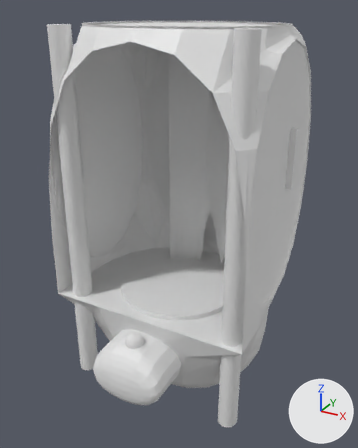
Two versions of the Blender file Arcade items/Assets/ball drop machine.blend, one commit apart.
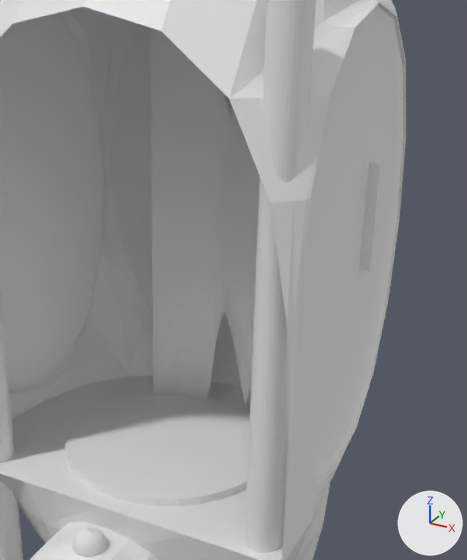
The first picture shows the older version from a 50 mm lens placed at (7.78, -14.5, 13.86), pointed at (0.13, -0.6, 6.91). The close-ups show both versions on the part from 24% to 96% of the width and 8% to 78% of the height of that picture; other places that the commit changed are outside them. Arrows for +X, +Y and +Z are at lower right; the lights stay in place.
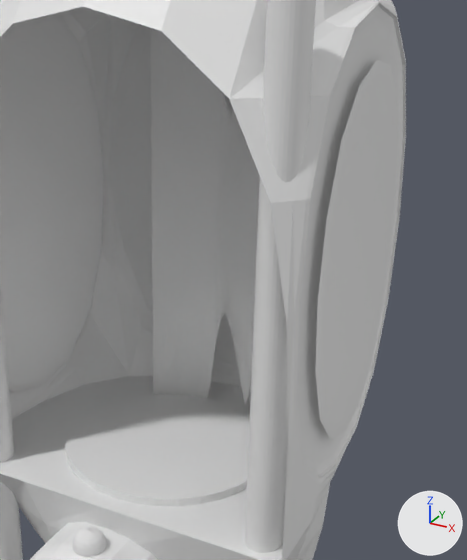
What changed in the scene script:
```text
Change me_cube:
    where me_cube.from_pydata(...)  # 180 vertices, 88 faces, 33 loose edges; spans x -1.0..1.0, y -1.0..1.0, z -5.29..1.0
    used by ob_cube; location = (0.0, 0.0, 2.13); scale = (3.59, 2.98, -2.14)
    verts and faces of me_cube; kept vertices keep their numbers, new ones are numbered from 180
    me_cube part 1
    add verts[180] = (1.0, -0.81, -5.13)
    add verts[181] = (1.0, 0.85, -5.13)
    add verts[182] = (0.98, 0.85, -5.13)
    add for new, old in zip([183, 184, 185], [180, 181, 182]): verts[new] = verts[old] + (0.0, 0.0, 4.09)
    add verts[186] = (0.98, -0.81, -1.6)
    add verts[187] = (0.98, -0.81, -4.56)
    add faces += [(180, 181, 184, 183), (181, 182, 185, 184), (182, 187, 186, 185), (180, 183, 186, 187), (183, 184, 185, 186), (180, 187, 182, 181)]
```

Location of each change, [x1, y1, x2, y2] in pixels of the close-ups (467 x 560 px):
part 1 of me_cube, added
    after: [315, 60, 398, 439]
'Cube.001', unchanged, covered by the edit
    before: [359, 160, 383, 272]
